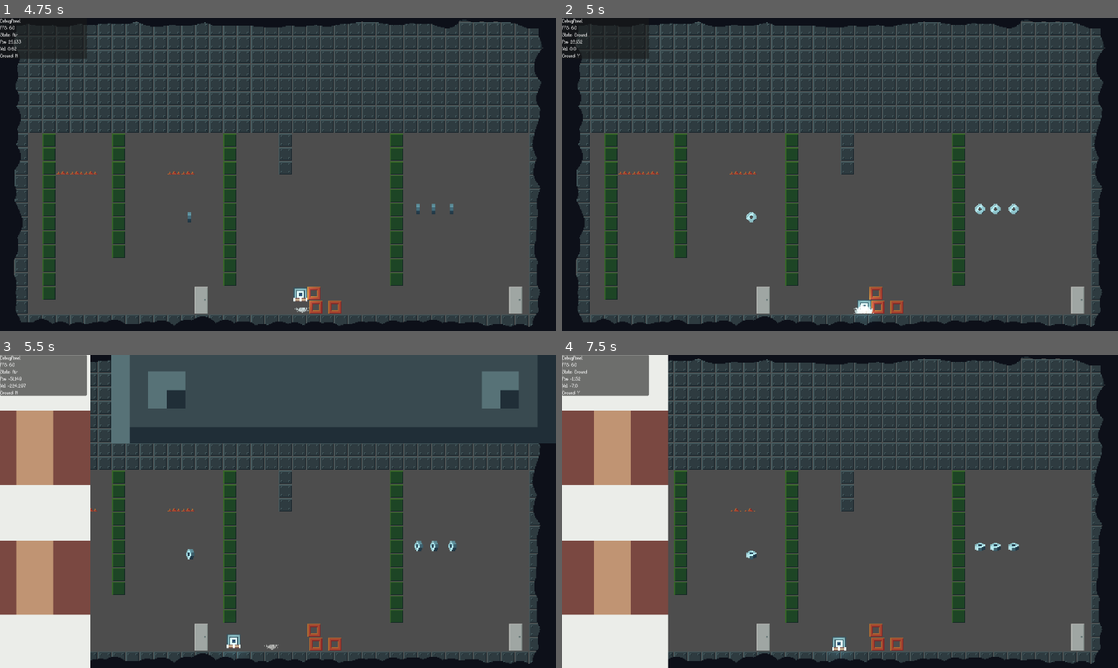
Above: before the commit, frames 1-4 (two rows, left to right).
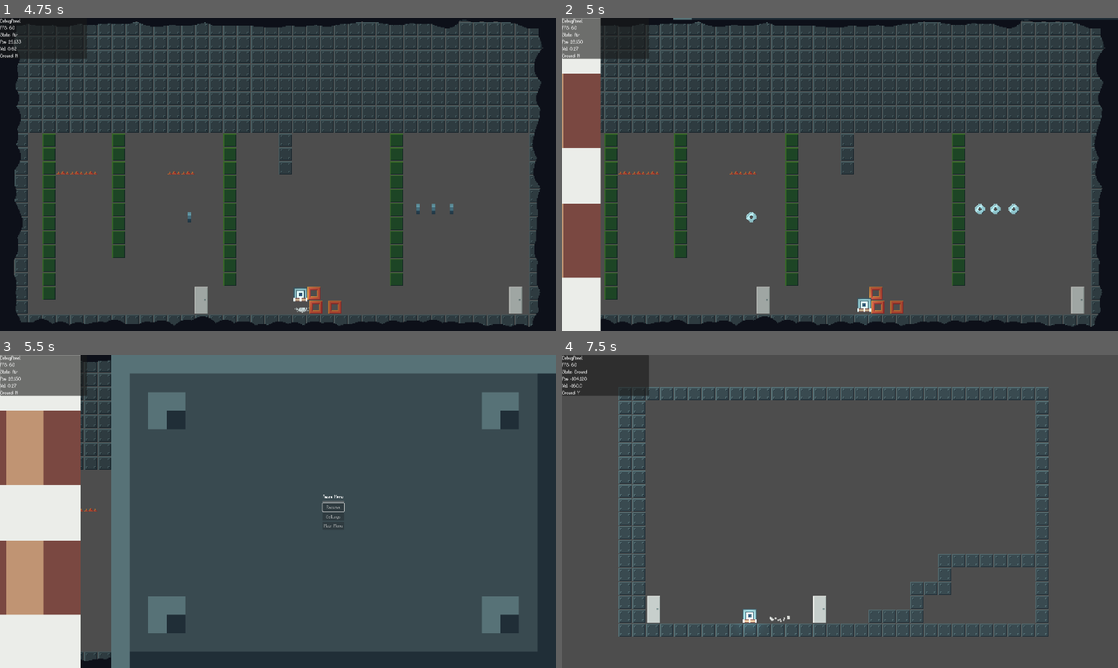
Above: after the commit, the same moments.

Repository: LeZellus/pistonprecision
Game: Godot game, scene res://scenes/worlds/MainScene.tscn
Two runs of this game, one before a commit and one after it. Both use one fixed random seed, a clock stepped at 60 frames per second and the inputs below.
Inputs:
- Up to frame 1 (4.75 s): click "Play" at 0.5 s; tap Enter at 1.25 s; hold D (move_right) 1.28-2.78 s; tap Space (jump) at 1.52, 2.27, 3.77, 4.52 s; hold A (move_left) 2.78-3.53 s; hold D (move_right) from 3.53 s (still down)
- Up to frame 2 (5 s): keep holding D (move_right); tap Escape (ui_cancel) at 4.9 s
- Up to frame 3 (5.5 s): release D (move_right) at 5.03 s; hold A (move_left) from 5.03 s (still down); tap Space (jump) at 5.27 s
- Up to frame 4 (7.5 s): release A (move_left) at 5.78 s; hold D (move_right) 5.78-6.53 s; hold A (move_left) from 6.53 s (still down); tap Space (jump) at 6.77 s

Frame 1 is identical in both runs. In frame 2, 7.4% of the frame differs, in the area x 0-100%, y 0-100%; in frame 3, 27%; in frame 4, 51%.

Commit message:
improve pause menu

Diff:
--- a/scripts/ui/menus/PauseMenu.gd
+++ b/scripts/ui/menus/PauseMenu.gd
@@ -1,4 +1,4 @@
-# scripts/ui/menus/PauseMenu.gd - PAUSE APRÈS ANIMATION
+# scripts/ui/menus/PauseMenu.gd - PAUSE INSTANTANÉE
 extends Control
 
 signal resume_requested
@@ -24,9 +24,8 @@
 	if settings_button: settings_button.pressed.connect(_on_settings_pressed)
 	if menu_button: menu_button.pressed.connect(_on_menu_pressed)
 
-	# Connecter les signaux de transition
+	# Connecter SEULEMENT le signal de resume (pas le pause)
 	if transition_manager:
-		transition_manager.pause_animation_complete.connect(_on_pause_transition_complete)
 		transition_manager.resume_animation_complete.connect(_on_resume_transition_complete)
 
 	# Commencer caché
@@ -57,21 +56,23 @@
 
 # === MÉTHODES PUBLIQUES ===
 func show_pause():
-	"""Affiche le menu pause avec transition - PAUSE APRÈS"""
+	"""🔧 NOUVELLE LOGIQUE: Pause INSTANTANÉE + animation en parallèle"""
 	if is_transitioning:
 		return
 
 	visible = true
 	_disable_buttons()
 
+	# 🔧 PAUSE IMMÉDIATE - PAS D'ATTENTE !
+	get_tree().paused = true
+	print("⏸️ Pause INSTANTANÉE activée")
+
+	# Animation EN PARALLÈLE (fonctionne grâce à PROCESS_MODE_WHEN_PAUSED)
 	if transition_manager:
-		is_transitioning = true
-		# 🔧 PAS DE PAUSE ICI - Elle se fera après l'animation
 		transition_manager.start_pause_transition()
-	else:
-		# Si pas de transition, pause immédiate
-		get_tree().paused = true
-		_complete_pause_show()
+
+	# Activation immédiate des boutons (pas d'attente d'animation)
+	_complete_pause_show()
 
 func hide_pause():
 	"""Cache le menu pause sans signal"""
@@ -88,22 +89,14 @@
 	is_transitioning = true
 	transition_manager.start_resume_transition()
 
-func _on_pause_transition_complete():
-	"""Appelé APRÈS que le piston soit en place"""
-	print("✅ Animation pause terminée - PAUSE MAINTENANT")
-	is_transitioning = false
-
-	# 🔧 PAUSE ICI, après l'animation
-	get_tree().paused = true
-	_complete_pause_show()
-
 func _on_resume_transition_complete():
+	"""Appelé APRÈS l'animation de resume"""
 	print("✅ Animation reprise terminée")
 	is_transitioning = false
 	_resume_game()
 
 func _complete_pause_show():
-	"""Active les boutons"""
+	"""Active les boutons IMMÉDIATEMENT"""
 	_enable_buttons()
 	# Focus automatique sur le premier bouton
 	if resume_button:
--- a/scripts/ui/transitions/PauseTransitionManager.gd
+++ b/scripts/ui/transitions/PauseTransitionManager.gd
@@ -1,4 +1,4 @@
-# scripts/ui/transitions/PauseTransitionManager.gd - FIX TWEENS PENDANT PAUSE
+# scripts/ui/transitions/PauseTransitionManager.gd - ANIMATION INDÉPENDANTE
 extends CanvasLayer
 
 # === RÉFÉRENCES AUX SPRITES (directes) ===
@@ -11,7 +11,7 @@
 var is_animating: bool = false
 
 # === SIGNALS ===
-signal pause_animation_complete
+# 🔧 PLUS BESOIN du signal pause_animation_complete !
 signal resume_animation_complete
 
 # === CONSTANTS ===
@@ -24,13 +24,13 @@
 const PISTON_SIZE = Vector2(1080, 1080)
 
 # === TIMING ===
-const ROCK_FALL_TIME = 0.8
+const ROCK_FALL_TIME = 0.3  # 🔧 ACCÉLÉRÉ: était 0.8
 const PISTON_DELAY = 0.3
 const PISTON_SLIDE_TIME = 0.6
 const CRUSH_DELAY = 0.2
 
 func _ready():
-	# IMPORTANT: Process pendant la pause
+	# IMPORTANT: Process pendant la pause pour les animations
 	process_mode = Node.PROCESS_MODE_WHEN_PAUSED
 	_init_sprites()
 
@@ -48,47 +48,56 @@
 
 # === ANIMATION PAUSE ===
 func start_pause_transition():
+	"""🔧 CORRECTION: Animation complète qui marche vraiment"""
 	if is_animating:
 		return
 
-	print("🎬 Démarrage transition pause")
+	print("🎬 Animation pause complète")
 	is_animating = true
 	_cleanup_previous_transition()
 
+	# Reset des états
+	is_paused = false
+
 	_setup_sprites_for_pause()
 	_animate_pause_fall()
 
 func _setup_sprites_for_pause():
+	"""Reset complet des positions"""
 	rock_sprite.visible = true
 	rock_sprite.position.x = SCREEN_WIDTH - (ROCK_SIZE.x / 2)
-	rock_sprite.position.y = -ROCK_SIZE.y / 2
+	rock_sprite.position.y = -ROCK_SIZE.y / 2  # Haut de l'écran
 
 	piston_sprite.visible = true
-	piston_sprite.position.x = -PISTON_TOTAL_WIDTH
+	piston_sprite.position.x = -PISTON_TOTAL_WIDTH  # Hors écran à gauche
+	piston_sprite.position.y = SCREEN_HEIGHT / 2
 
 func _animate_pause_fall():
 	current_tween = create_tween()
-	# 🔧 CRITIQUE: Permettre au tween de fonctionner pendant la pause
 	current_tween.set_pause_mode(Tween.TWEEN_PAUSE_PROCESS)
 
+	var final_rock_y = SCREEN_HEIGHT / 2
+	var final_piston_x = _calculate_piston_position_left()
+
+	# 🔧 ANIMATIONS EN PARALLÈLE - même timing !
 	# Rocher tombe
-	var final_rock_y = SCREEN_HEIGHT / 2
 	current_tween.tween_property(rock_sprite, "position:y", final_rock_y, ROCK_FALL_TIME)\
 		.set_ease(Tween.EASE_IN).set_trans(Tween.TRANS_QUART)
+
+	# Piston arrive EN MÊME TEMPS (parallel)
+	current_tween.parallel().tween_property(piston_sprite, "position:x", final_piston_x, ROCK_FALL_TIME)\
+		.set_ease(Tween.EASE_OUT).set_trans(Tween.TRANS_QUART)
+
+	# Son d'impact à la fin
 	current_tween.tween_callback(func(): AudioManager.play_sfx("ui/transition/impact", 0.8))
 
-	# Piston arrive - 🔧 TIMER QUI FONCTIONNE PENDANT LA PAUSE
-	get_tree().create_timer(PISTON_DELAY, false).timeout.connect(_animate_piston_arrival)
-
-	# Fin
-	var total_time = ROCK_FALL_TIME + PISTON_SLIDE_TIME + PISTON_DELAY
-	get_tree().create_timer(total_time, false).timeout.connect(_on_pause_sequence_complete)
+	# Fin de l'animation
+	current_tween.tween_callback(_on_pause_animation_finished)
 
 func _animate_piston_arrival():
 	var final_piston_x = _calculate_piston_position_left()
 
 	var piston_tween = create_tween()
-	# 🔧 CRITIQUE: Ce tween aussi doit fonctionner pendant la pause
 	piston_tween.set_pause_mode(Tween.TWEEN_PAUSE_PROCESS)
 	piston_tween.tween_property(piston_sprite, "position:x", final_piston_x, PISTON_SLIDE_TIME)\
 		.set_ease(Tween.EASE_OUT).set_trans(Tween.TRANS_QUART)
@@ -100,25 +109,33 @@
 	var sprite_center_offset = (PISTON_TOTAL_WIDTH / 2) - PISTON_HEAD_CENTER_OFFSET
 	return head_center_x - sprite_center_offset
 
-func _on_pause_sequence_complete():
+func _on_pause_animation_finished():
+	"""Marque l'animation pause comme terminée"""
 	is_animating = false
 	is_paused = true
-	print("✅ Transition pause terminée")
-	pause_animation_complete.emit()
+	print("✅ Animation pause terminée - sprites en position")
 
 # === ANIMATION RESUME ===
 func start_resume_transition():
-	if is_animating or not is_paused:
+	"""🔧 CORRECTION: Vérification et reset proper"""
+	if is_animating:
+		print("❌ Animation déjà en cours")
 		return
 
-	print("🎬 Démarrage transition reprise")
+	if not is_paused:
+		print("❌ Pas en état pause - reset forcé")
+		# Reset d'urgence si état incohérent
+		_setup_sprites_for_pause()
+		is_paused = true
+
+	print("🎬 Démarrage transition reprise - état pause: %s" % is_paused)
 	is_animating = true
 	_cleanup_previous_transition()
 	_animate_crush_sequence()
 
 func _animate_crush_sequence():
+	"""🔧 CORRECTION: Animation complète dans un seul tween"""
 	var crush_tween = create_tween()
-	# 🔧 CRITIQUE: Ce tween aussi doit fonctionner pendant la pause
 	crush_tween.set_pause_mode(Tween.TWEEN_PAUSE_PROCESS)
 
 	var current_piston_x = piston_sprite.position.x
@@ -126,24 +143,27 @@
 	var final_exit_piston = -PISTON_SIZE.x
 	var final_exit_rock = SCREEN_WIDTH + ROCK_SIZE.x
 
-	# Recul
+	print("🎬 Positions - Current piston: %f, Recoil: %f" % [current_piston_x, recoil_position])
+
+	# PHASE 1: Recul de préparation
 	crush_tween.tween_property(piston_sprite, "position:x", recoil_position, 0.2)\
 		.set_ease(Tween.EASE_OUT).set_trans(Tween.TRANS_BACK)
 
-	# Frappe
+	# PHASE 2: Frappe + son
 	crush_tween.tween_callback(func(): AudioManager.play_sfx("ui/transition/smash", 0.8))
 	crush_tween.tween_property(piston_sprite, "position:x", current_piston_x, 0.1)\
 		.set_ease(Tween.EASE_IN).set_trans(Tween.TRANS_QUART)
 
-	# Pause
+	# PHASE 3: Pause dramatique
 	crush_tween.tween_interval(0.2)
 
-	# Éjection
+	# PHASE 4: Éjection simultanée
 	crush_tween.tween_property(rock_sprite, "position:x", final_exit_rock, 0.5)\
 		.set_ease(Tween.EASE_OUT).set_trans(Tween.TRANS_QUART)
 	crush_tween.parallel().tween_property(piston_sprite, "position:x", final_exit_piston, 0.4)\
 		.set_ease(Tween.EASE_IN).set_trans(Tween.TRANS_QUART)
 
+	# PHASE 5: Fin de séquence
 	crush_tween.tween_callback(_on_resume_sequence_complete)
 
 func _on_resume_sequence_complete():
@@ -155,12 +175,19 @@
 
 # === UTILITAIRES ===
 func _cleanup_previous_transition():
+	"""🔧 AMÉLIORATION: Cleanup plus propre"""
 	if current_tween and current_tween.is_valid():
 		current_tween.kill()
+	current_tween = null
 
 func _hide_all_sprites():
-	if rock_sprite: rock_sprite.visible = false
-	if piston_sprite: piston_sprite.visible = false
+	"""Reset complet des sprites"""
+	if rock_sprite:
+		rock_sprite.visible = false
+		rock_sprite.position = Vector2(SCREEN_WIDTH - (ROCK_SIZE.x / 2), -ROCK_SIZE.y / 2)
+	if piston_sprite:
+		piston_sprite.visible = false
+		piston_sprite.position = Vector2(-PISTON_TOTAL_WIDTH, SCREEN_HEIGHT / 2)
 
 # === API PUBLIQUE ===
 func is_pause_active() -> bool:
@@ -168,3 +195,14 @@
 
 func is_transition_active() -> bool:
 	return is_animating
+
+# === DEBUG ===
+func get_debug_info() -> Dictionary:
+	return {
+		"is_paused": is_paused,
+		"is_animating": is_animating,
+		"rock_pos": rock_sprite.position if rock_sprite else Vector2.ZERO,
+		"piston_pos": piston_sprite.position if piston_sprite else Vector2.ZERO,
+		"rock_visible": rock_sprite.visible if rock_sprite else false,
+		"piston_visible": piston_sprite.visible if piston_sprite else false
+	}
